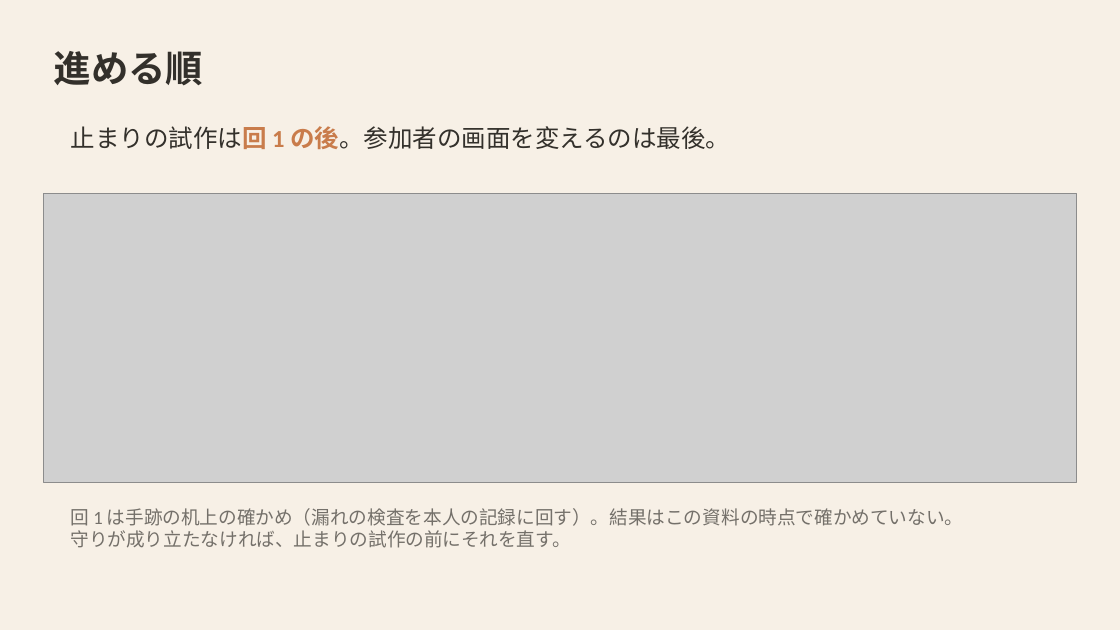
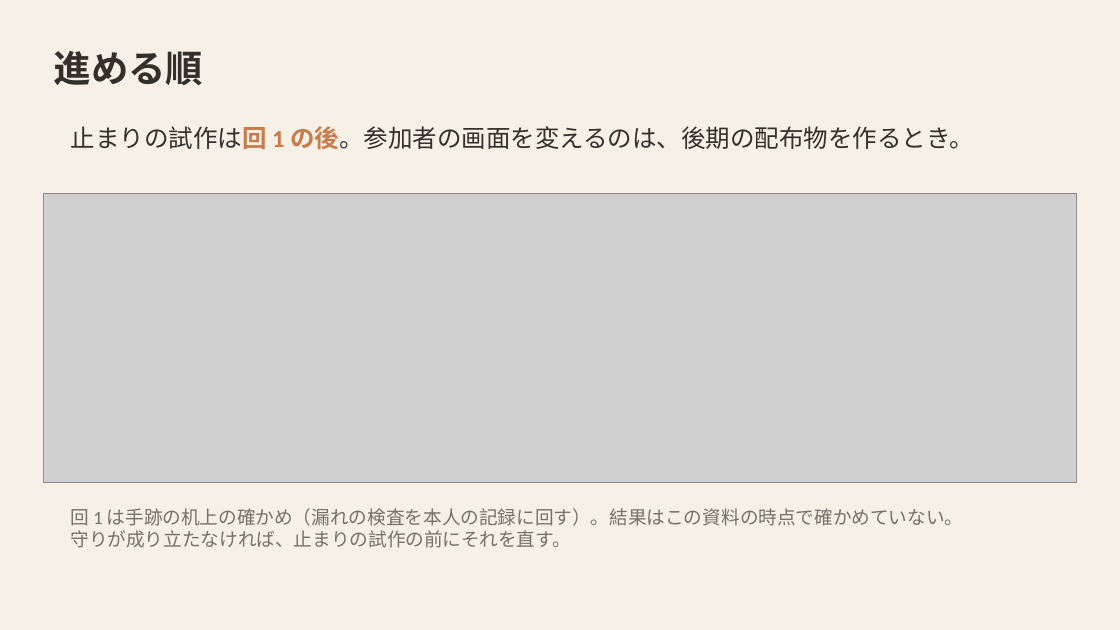
Before and after one commit to mikotomiura/GSE-prototype, a slide deck: slide 32 of docs/slides/project-overview/GSE_handmark_design.pptx. Drawn at 1120x630 pixels with LibreOffice and Linux fonts; fonts in the diff are those of the drawing; grey boxes stand for pictures. Boxes give left, top, right and bottom in pixels: in the first picture for what was removed or moved away, otherwise in the second. Text is boxed around its words. In the diff, an @@ line names an element or a change of style, - is before the commit and + after.

```diff
--- a/docs/slides/project-overview/GSE_handmark_design.pptx
+++ b/docs/slides/project-overview/GSE_handmark_design.pptx
@@ text at (71, 126, 974, 149): text changed @@
-止まりの試作は回 1 の後。参加者の画面を変えるのは最後。
+止まりの試作は回 1 の後。参加者の画面を変えるのは、後期の配布物を作るとき。
```
Also in this commit, not shown: 6 other slides changed, 8 other files.
